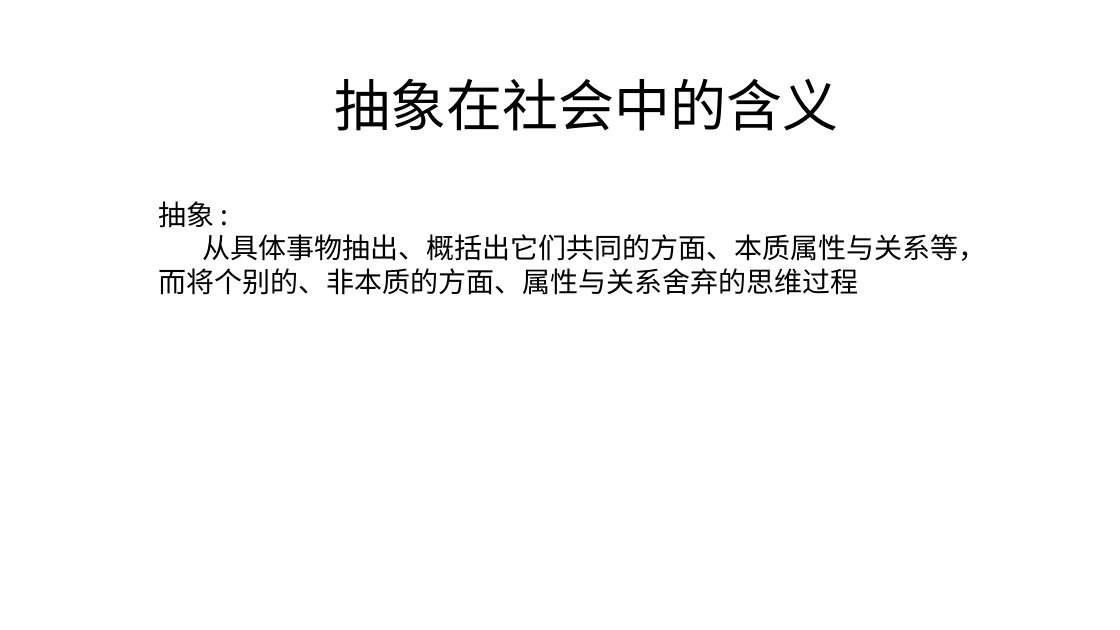
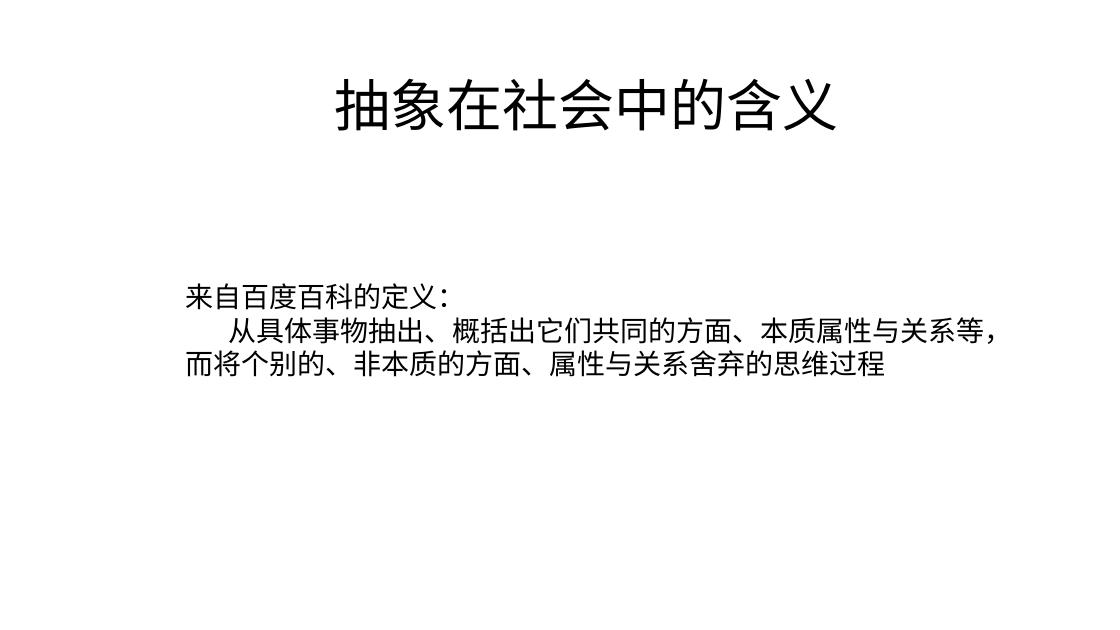
Before and after one commit to zjyesir/hmc_java_1, a slide deck: slide 3 of ppt/12.抽象类和接口.pptx. Drawn at 1120x630 pixels with LibreOffice and Linux fonts; fonts in the diff are those of the drawing; background and template pictures are left out. Boxes give left, top, right and bottom in pixels: in the first picture for what was removed or moved away, otherwise in the second. Text is boxed around its words. In the diff, an @@ line names an element or a change of style, - is before the commit and + after.

Commit message:
抽象类和接口 写完

```diff
--- a/ppt/12.抽象类和接口.pptx
+++ b/ppt/12.抽象类和接口.pptx
@@ text "来自百度百科的定义：": place and size @@
-text "来自百度百科的定义：" at (158,201,986,295)
+text "来自百度百科的定义：" at (185,283,1013,377)
@@ text at (185,283,465,310): text changed @@
-抽象 :
+来自百度百科的定义：
```
Also in this commit, not shown: 15 other slides changed, 6 slides added, 2 slides removed, 3 other files.
